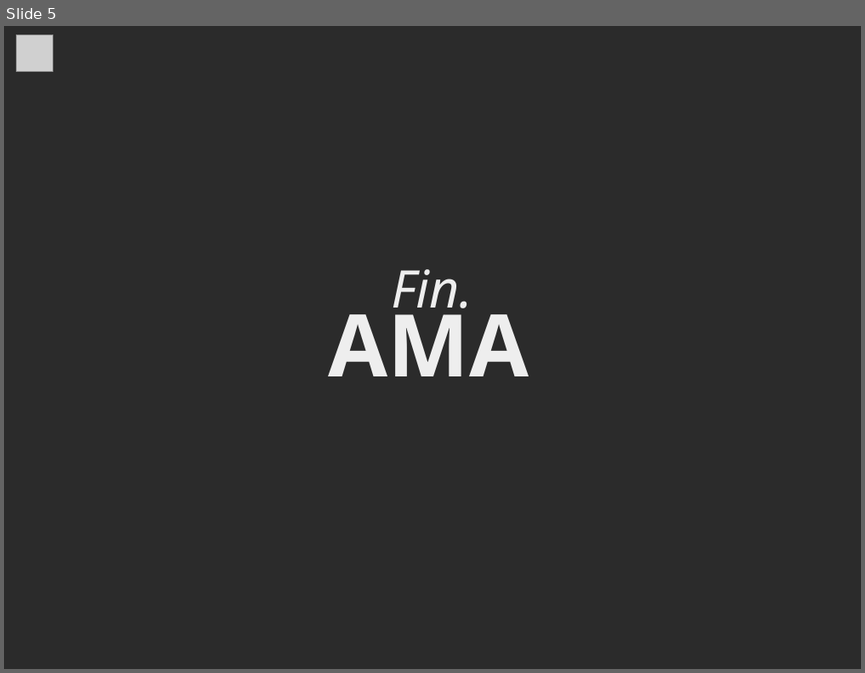
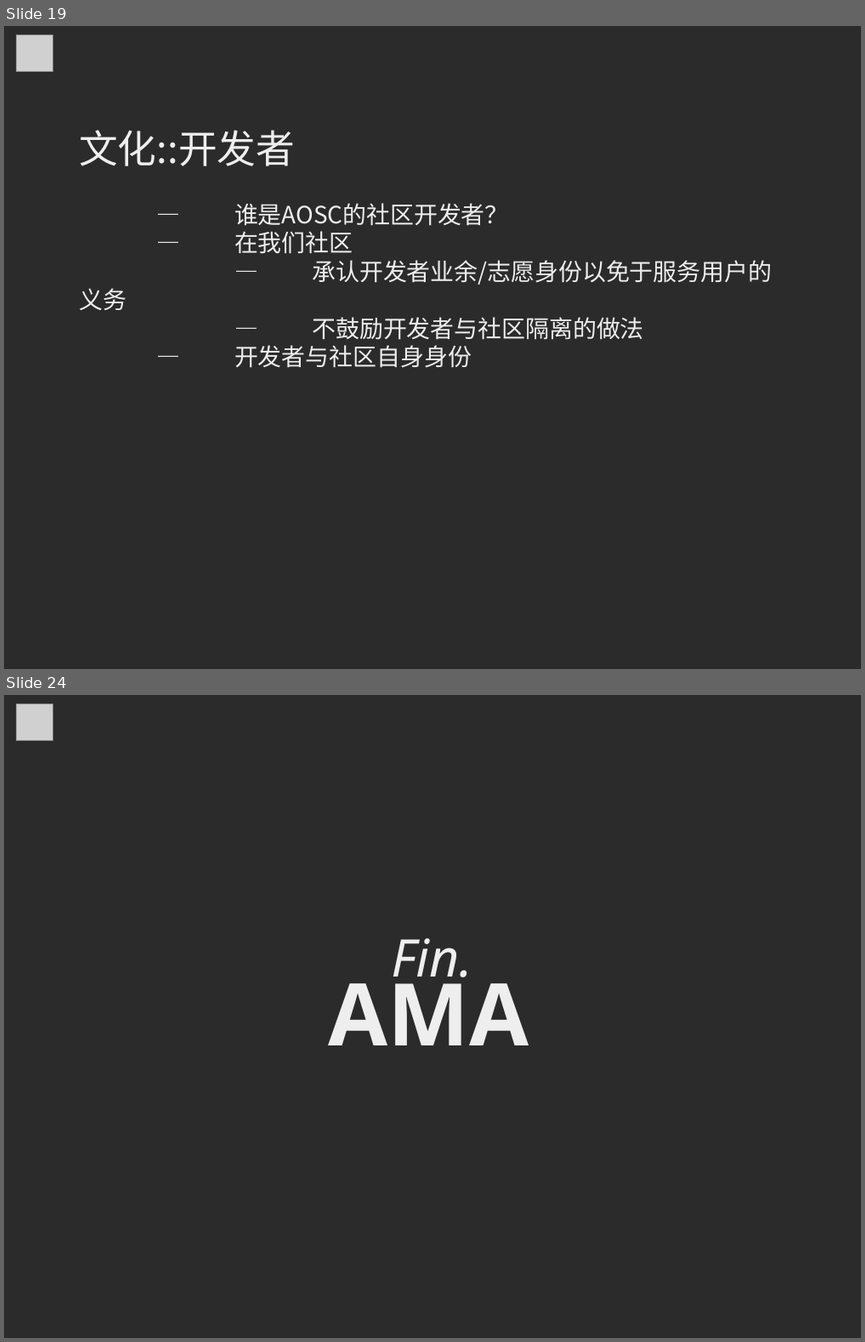
Before and after one commit to MingcongBai/soscon-2018-talk, a slide deck: slide.odp. Shown one above the other, each under a label of ours: slide 5 before the commit, slides 19 and 24 after it; the slides between them are not shown. The pictures are 865x673 and 865x1342 pixels, drawn with LibreOffice and Linux fonts; fonts in the diff are those of the drawing; grey boxes stand for pictures; background and template pictures are left out; a plain dark background stands for a picture behind light text. Boxes give left, top, right and bottom in pixels: in the first picture for what was removed or moved away, otherwise in the second. Text is boxed around its words. In the diff, an @@ line names an element or a change of style, - is before the commit and + after.

```diff
--- a/slide.odp
+++ b/slide.odp
@@ slide 19 added at (4, 26, 861, 669), background picture (left out) @@
@@ picture added at (17, 34, 53, 71) @@
@@ text added at (79, 130, 772, 368), 22 pt, text #EEEEEE @@
+文化::开发者
+— 谁是AOSC的社区开发者？
+— 在我们社区
+— 承认开发者业余/志愿身份以免于服务用户的义务
+— 不鼓励开发者与社区隔离的做法
+— 开发者与社区自身身份
@@ what was slide 5 is now slide 24 @@
```
Also in this commit, not shown: 1 slide changed, 21 other slides added, 3 slides removed.
